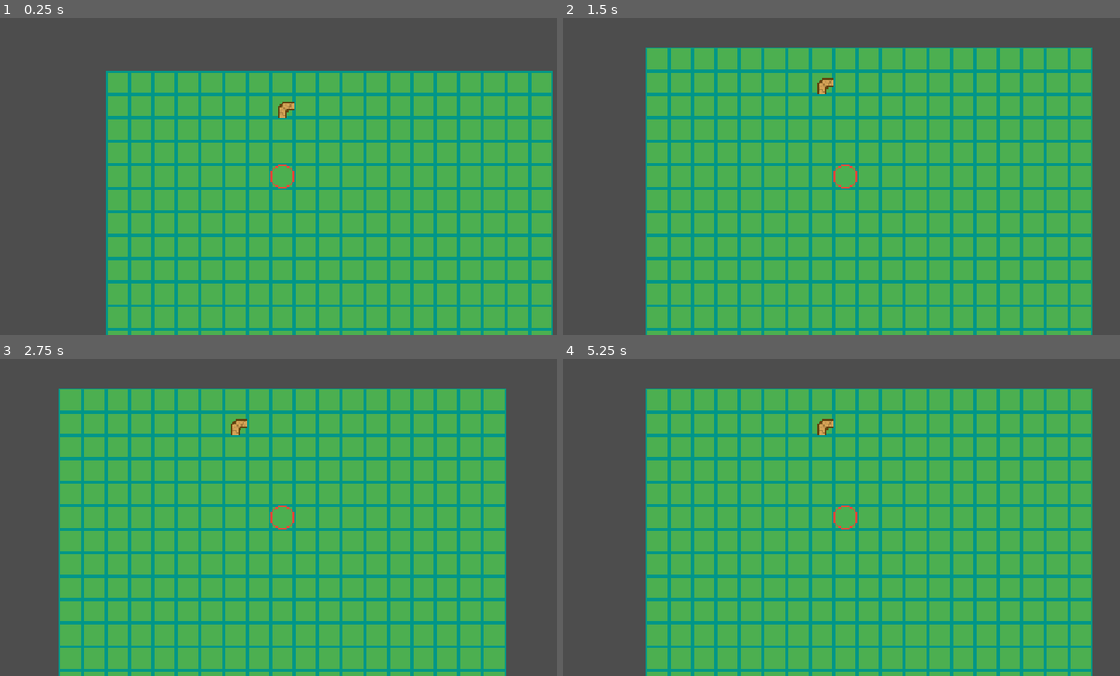
Above: before the commit, frames 1-4 (two rows, left to right).
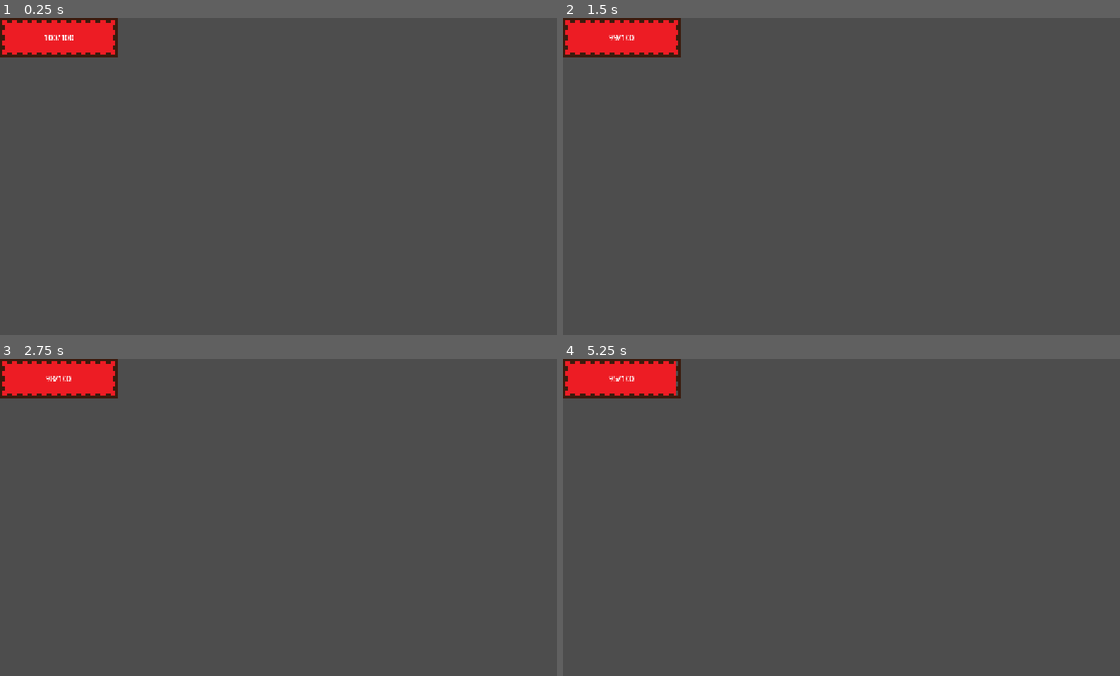
Above: after the commit, the same moments.

Repository: MalteFP/Live-Line
Game: Godot game, scene res://hpBar.tscn
Two runs of this game, one before a commit and one after it. Both use one fixed random seed, a clock stepped at 60 frames per second and the inputs below. Before the commit the project starts from res://testWorld.tscn.
Inputs (mouse positions are in pixels of both pictures, inside the frame that each line leads up to):
- Up to frame 1 (0.25 s): no input
- Up to frame 2 (1.5 s): tap Enter at 0.5 s; move the mouse to (969, 160) at 0.52 s; hold D (right) 0.53-1.28 s; right-click (969, 160) at 0.6 s; tap Space at 1.25 s; move the mouse to (730, 192) at 1.27 s; hold S (down) from 1.28 s (still down); right-click (730, 192) at 1.35 s
- Up to frame 3 (2.75 s): tap Enter at 2 s; move the mouse to (339, 447) at 2.02 s; release S (down) at 2.03 s; hold D (right) from 2.03 s (still down); right-click (339, 447) at 2.1 s
- Up to frame 4 (5.25 s): tap Space at 2.75, 4.25 s; move the mouse to (819, 580) at 2.77 s; release D (right) at 2.78 s; hold W (up) 2.78-3.53 s; right-click (819, 580) at 2.85 s; tap Enter at 3.5 s; move the mouse to (1014, 565) at 3.52 s; hold A (left) 3.53-5.03 s; right-click (1014, 565) at 3.6 s; move the mouse to (674, 469) at 4.27 s; right-click (674, 469) at 4.35 s; move the mouse to (874, 517) at 5.02 s; hold S (down) from 5.03 s (still down); right-click (874, 517) at 5.1 s

The runs differ from the first frame. In frame 1, 69% of the frame differs, in the area x 0-100%, y 0-100%; in frame 2, 75%, in the area x 0-96%, y 0-100%; in frame 3, 75%; in frame 4, 75%.

Commit message:
added health bar

Diff:
--- /dev/null
+++ b/live-line/HP.gd
@@ -0,0 +1,18 @@
+extends Control
+var maxHealth = 100
+var currentHealth
+
+
+# Called when the node enters the scene tree for the first time.
+func _ready() -> void:
+	currentHealth = maxHealth
+
+
+
+# Called every frame. 'delta' is the elapsed time since the previous frame.
+func _process(delta: float) -> void:
+	get_node("CanvasLayer/Health").text = str(int(currentHealth)) + "/" + str(maxHealth)
+	get_node("CanvasLayer/Sprite2D").scale = Vector2(currentHealth/maxHealth*15,5)
+	get_node("CanvasLayer/Sprite2D").position = Vector2(currentHealth/maxHealth*15*16/2,40)
+	await get_tree().create_timer(1.0).timeout
+	currentHealth -= 1*delta
--- /dev/null
+++ b/live-line/hpBar.tscn
@@ -0,0 +1,32 @@
+[gd_scene format=3 uid="uid://curmfi8xjtn13"]
+
+[ext_resource type="Script" uid="uid://d20y1sx3j15ql" path="res://HP.gd" id="1_mscim"]
+[ext_resource type="Texture2D" uid="uid://4eobb02q4hm5" path="res://textures/sprites/HealthBar/pixil-frame-0(1).png" id="2_2ufse"]
+[ext_resource type="Texture2D" uid="uid://b3sp4n6phhec7" path="res://textures/sprites/HealthBar/HealthBarOutline.png" id="3_2ufse"]
+
+[node name="Control" type="Control" unique_id=1343440118]
+layout_mode = 3
+anchors_preset = 15
+anchor_right = 1.0
+anchor_bottom = 1.0
+grow_horizontal = 2
+grow_vertical = 2
+script = ExtResource("1_mscim")
+
+[node name="CanvasLayer" type="CanvasLayer" parent="." unique_id=533298508]
+
+[node name="Sprite2D" type="Sprite2D" parent="CanvasLayer" unique_id=1938599707]
+position = Vector2(120, 40)
+scale = Vector2(15, 5)
+texture = ExtResource("2_2ufse")
+
+[node name="Health" type="Label" parent="CanvasLayer" unique_id=1993033428]
+offset_right = 240.0
+offset_bottom = 80.0
+horizontal_alignment = 1
+vertical_alignment = 1
+
+[node name="HealthBarEdge" type="Sprite2D" parent="CanvasLayer" unique_id=1010078448]
+position = Vector2(119.99999, 40)
+scale = Vector2(5, 5)
+texture = ExtResource("3_2ufse")
--- a/live-line/project.godot
+++ b/live-line/project.godot
@@ -11,7 +11,7 @@
 [application]
 
 config/name="Live Line"
-run/main_scene="uid://con3xmyd77eu3"
+run/main_scene="uid://curmfi8xjtn13"
 config/features=PackedStringArray("4.7", "Forward Plus")
 config/icon="res://icon.svg"
 
Not shown, added: live-line/HP.gd.uid
Binary file added: live-line/textures/sprites/HealthBar/HealthBarOutline.png
Not shown, added: live-line/textures/sprites/HealthBar/HealthBarOutline.png.import
Binary file added: live-line/textures/sprites/HealthBar/pixil-frame-0(1).png
Not shown, added: live-line/textures/sprites/HealthBar/pixil-frame-0(1).png.import
